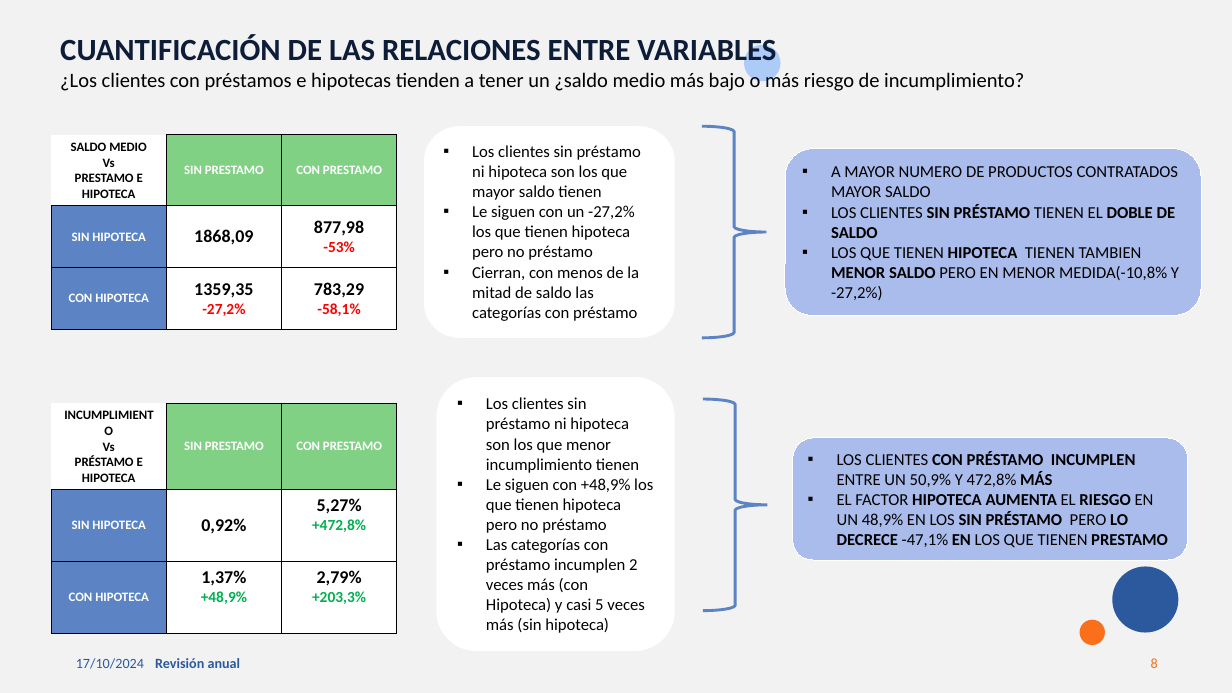
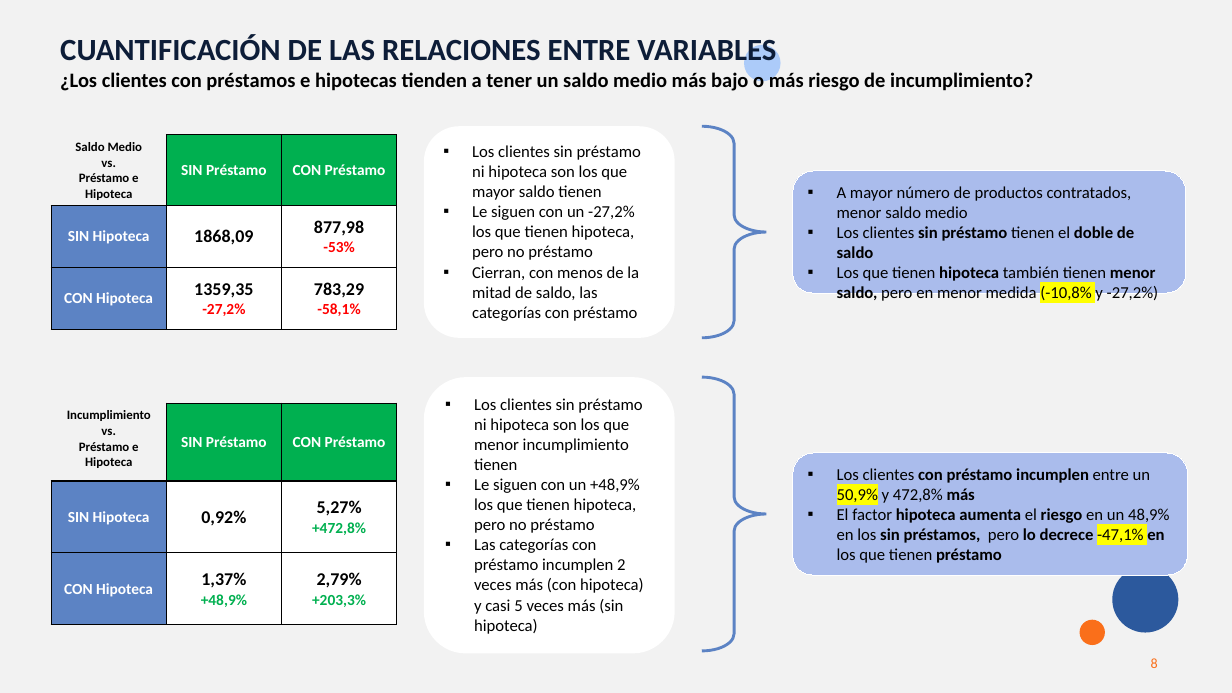
Before and after one commit to MarinaTorba/PersonalDataProrjects, a slide deck: slide 8 of Equip_B/results/S2_Presentacion_Finanzas.pptx. Drawn at 1232x693 pixels with LibreOffice and Linux fonts; fonts in the diff are those of the drawing. Boxes give left, top, right and bottom in pixels: in the first picture for what was removed or moved away, otherwise in the second. Text is boxed around its words. In the diff, an @@ line names an element or a change of style, - is before the commit and + after.

```diff
--- a/Equip_B/results/S2_Presentacion_Finanzas.pptx
+++ b/Equip_B/results/S2_Presentacion_Finanzas.pptx
@@ text at [60, 70, 1033, 93]: text changed; bold on @@
-¿Los clientes con préstamos e hipotecas tienden a tener un ¿saldo medio más bajo o más riesgo de incumplimiento?
+¿Los clientes con préstamos e hipotecas tienden a tener un saldo medio más bajo o más riesgo de incumplimiento?
@@ table at [51, 135, 397, 455] @@
-row 1: SALDO MEDIO / Vs / PRESTAMO E HIPOTECA | SIN PRESTAMO | CON PRESTAMO
+row 1: Saldo Medio / vs. / Préstamo e Hipoteca | SIN Préstamo | CON Préstamo
-row 2, column 1: SIN HIPOTECA
+row 2, column 1: SIN Hipoteca
-row 3, column 1: CON HIPOTECA
+row 3, column 1: CON Hipoteca
@@ fill #FFFFFF to none in row 1, column 1 @@
@@ fill #81D185 to #00B050 in 2 cells @@
@@ right brace at [702, 127, 767, 338]: proportions changed @@
@@ rounded rectangle "A mayor número de productos ...": place and size @@
-rounded rectangle "A mayor número de productos ..." at [786, 149, 1202, 316]
+rounded rectangle "A mayor número de productos ..." at [793, 171, 1187, 293]
@@ text in rounded rectangle at [472, 205, 639, 321]: text changed @@
-▪ Le siguen con un -27,2% los que tienen hipoteca pero no préstamo
-▪ Cierran, con menos de la mitad de saldo las categorías con préstamo
+▪ Le siguen con un -27,2% los que tienen hipoteca, pero no préstamo
+▪ Cierran, con menos de la mitad de saldo, las categorías con préstamo
@@ text in rounded rectangle at [837, 186, 1159, 302]: text changed @@
-▪ A MAYOR NUMERO DE PRODUCTOS CONTRATADOS MAYOR SALDO
-▪ LOS CLIENTES SIN PRÉSTAMO TIENEN EL DOBLE DE SALDO
-▪ LOS QUE TIENEN HIPOTECA TIENEN TAMBIEN MENOR SALDO PERO EN MENOR MEDIDA(-10,8% Y -27,2%)
+▪ A mayor número de productos contratados, menor saldo medio
+▪ Los clientes sin préstamo tienen el doble de saldo
+▪ Los que tienen hipoteca también tienen menor saldo, pero en menor medida (-10,8% y -27,2%)
@@ rounded rectangle "Los clientes sin préstamo ni ...": place and size @@
-rounded rectangle "Los clientes sin préstamo ni ..." at [436, 377, 675, 651]
+rounded rectangle "Los clientes sin préstamo ni ..." at [424, 377, 675, 653]
@@ right brace at [702, 377, 767, 651]: proportions changed @@
@@ right brace: place and size @@
-right brace at [703, 399, 768, 611]
+right brace at [702, 377, 767, 651]
@@ table at [51, 403, 397, 625] @@
-row 1: INCUMPLIMIENTO / Vs / PRÉSTAMO E HIPOTECA | SIN PRESTAMO | CON PRESTAMO
+row 1: Incumplimiento / vs. / Préstamo e Hipoteca | SIN Préstamo | CON Préstamo
-row 2, column 1: SIN HIPOTECA
+row 2, column 1: SIN Hipoteca
-row 3, column 1: CON HIPOTECA
+row 3, column 1: CON Hipoteca
@@ fill #FFFFFF to none in row 1, column 1 @@
@@ fill #81D185 to #00B050 in 2 cells @@
@@ text in rounded rectangle at [474, 478, 644, 634]: text changed @@
-▪ Le siguen con +48,9% los que tienen hipoteca pero no préstamo
-▪ Las categorías con préstamo incumplen 2 veces más (con Hipoteca) y casi 5 veces más (sin hipoteca)
+▪ Le siguen con un +48,9% los que tienen hipoteca, pero no préstamo
+▪ Las categorías con préstamo incumplen 2 veces más (con hipoteca) y casi 5 veces más (sin hipoteca)
@@ rounded rectangle "Los clientes con préstamo incumplen ...": place and size @@
-rounded rectangle "Los clientes con préstamo incumplen ..." at [793, 438, 1188, 560]
+rounded rectangle "Los clientes con préstamo incumplen ..." at [793, 453, 1188, 575]
@@ text in rounded rectangle at [837, 468, 1169, 563]: text changed @@
-▪ LOS CLIENTES CON PRÉSTAMO INCUMPLEN ENTRE UN 50,9% Y 472,8% MÁS
-▪ EL FACTOR HIPOTECA AUMENTA EL RIESGO EN UN 48,9% EN LOS SIN PRÉSTAMO PERO LO DECRECE -47,1% EN LOS QUE TIENEN PRESTAMO
+▪ Los clientes con préstamo incumplen entre un 50,9% y 472,8% más
+▪ El factor hipoteca aumenta el riesgo en un 48,9% en los sin préstamos, pero lo decrece -47,1% en los que tienen préstamo
@@ rectangle added at [0, 647, 259, 693], fill #F2F2F2 @@
@@ text removed at [76, 658, 144, 669] @@
-17/10/2024
@@ text removed at [155, 658, 241, 668] @@
-Revisión anual
```
Also in this commit, not shown: 8 other slides changed.
